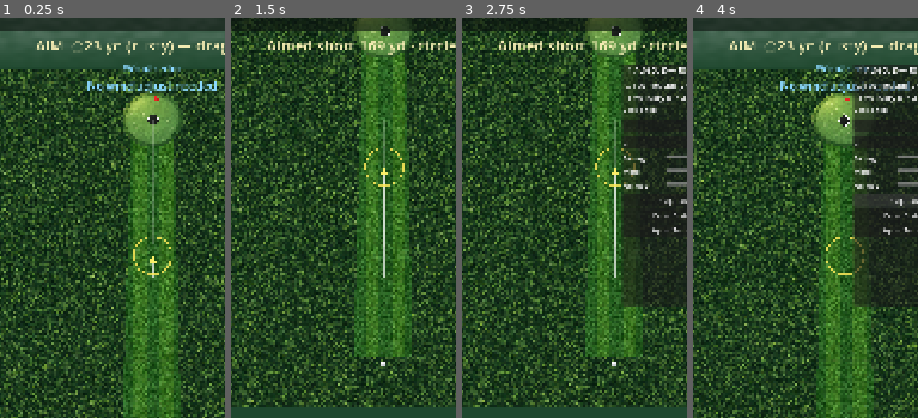
Above: before the commit, frames 1-4 (left to right).
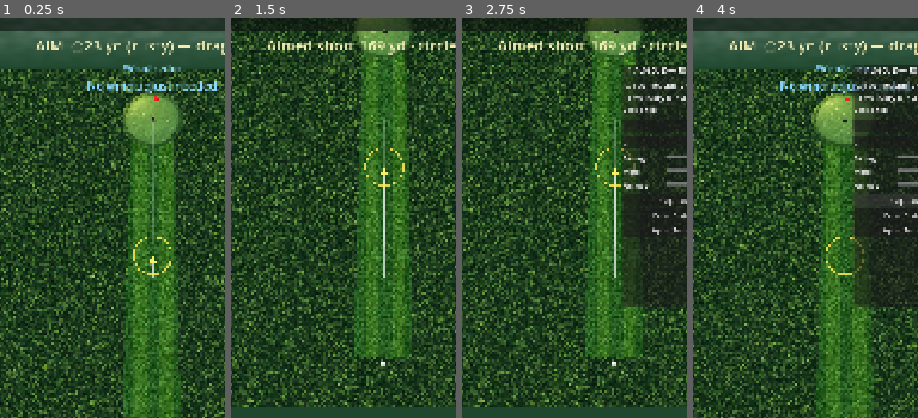
Above: after the commit, the same moments.

Repository: mendvibe-app/parorbetter
Game: Godot game, scene res://scenes/main.tscn
Same seed, same stepped clock (60 frames per second), same inputs: the game is played once before the commit and once after it.
Inputs (mouse positions are % of the whole screen's width and height, from its top left):
- Up to frame 1 (0.25 s): no input
- Up to frame 2 (1.5 s): click (50, 88) at 0.5 s; tap Enter at 1.25 s; move the mouse to (72, 45) at 1.27 s; hold Right from 1.28 s (still down); hold Space (confirm_shot) from 1.28 s (still down); click (72, 45) at 1.42 s
- Up to frame 3 (2.75 s): release Right at 2 s; release Space (confirm_shot) at 2 s; click "Debug" at 2 s
- Up to frame 4 (4 s): click "Skip Hole" at 2.75 s; click "Skip Hole" at 3.5 s
The pictures show only the part of the screen within x 16-66%, y 7-57%; the shares and areas given below are measured in that part.

The runs differ from the first frame. In frame 1, less than 0.1% of the frame differs, in the area x 65-71%, y 24-27%; in frame 2, less than 0.1%; in frame 3, less than 0.1%; in frame 4, 0.1%, in the area x 64-70%, y 24-28%.

Commit message:
Shrink cup catch radius so near-misses stop magnetizing in.
Cup collision was 14px (plus the ball's 10px Area sensor) and the sprite
34px — both read as a huge magnetized hole. Drop to 7px, match the sprite,
tighten settle, and require the ball center inside the cup on Area overlap.

Co-authored-by: mendvibe-app <mendvibe-app@users.noreply.github.com>

Diff:
--- a/scripts/ball/ball.gd
+++ b/scripts/ball/ball.gd
@@ -342,6 +342,11 @@
 	if state == State.SETTLED or state == State.IDLE:
 		return
 	if other.is_in_group("cup"):
+		# Area overlap includes this ball's ~10px sensor; require center inside the cup.
+		var cs := other.get_child(0) as CollisionShape2D
+		var cup_r: float = cs.shape.radius if cs and cs.shape is CircleShape2D else 7.0
+		if global_position.distance_to(other.global_position) > cup_r:
+			return
 		velocity = Vector2.ZERO
 		state = State.SETTLED
 		set_physics_process(false)
--- a/scripts/course/hole_controller.gd
+++ b/scripts/course/hole_controller.gd
@@ -9,6 +9,8 @@
 const TEE_Y := 860.0
 const GREEN_Y := -80.0
 const AIM_NUDGE_PX := 14.0
+## Catch / draw radius. ~7px ≈ playable (not real 4.25"); was 14px + ball Area → magnetized.
+const CUP_RADIUS := 7.0
 
 const TEX_ROUGH := preload("res://assets/terrain/rough_tile_a.png")
 const TEX_ROUGH_DARK := preload("res://assets/terrain/rough_tile_b.png")
@@ -184,11 +186,11 @@
 	# Green sprite (variant per layout) + detection area
 	_add_green(hole.green_radius_x + 14.0, hole.green_radius_y + 14.0)
 
-	_add_circle(course_root, _cup_pos, 14.0, Color(0, 0, 0, 0), "cup", true)
+	_add_circle(course_root, _cup_pos, CUP_RADIUS, Color(0, 0, 0, 0), "cup", true)
 	var cup_spr := Sprite2D.new()
 	cup_spr.texture = TEX_CUP
 	cup_spr.position = _cup_pos
-	cup_spr.scale = Vector2.ONE * (34.0 / float(TEX_CUP.get_width()))
+	cup_spr.scale = Vector2.ONE * ((CUP_RADIUS * 2.0) / float(TEX_CUP.get_width()))
 	cup_spr.z_index = 2
 	course_root.add_child(cup_spr)
 
@@ -939,7 +941,7 @@
 		return
 	ball_in_flight = false
 	_set_green_book_visible(false)
-	if pos.distance_to(_cup_pos) < 18.0:
+	if pos.distance_to(_cup_pos) < CUP_RADIUS:
 		_on_holed_out()
 		return
 	ball.set_lie(_classify_lie(pos))
